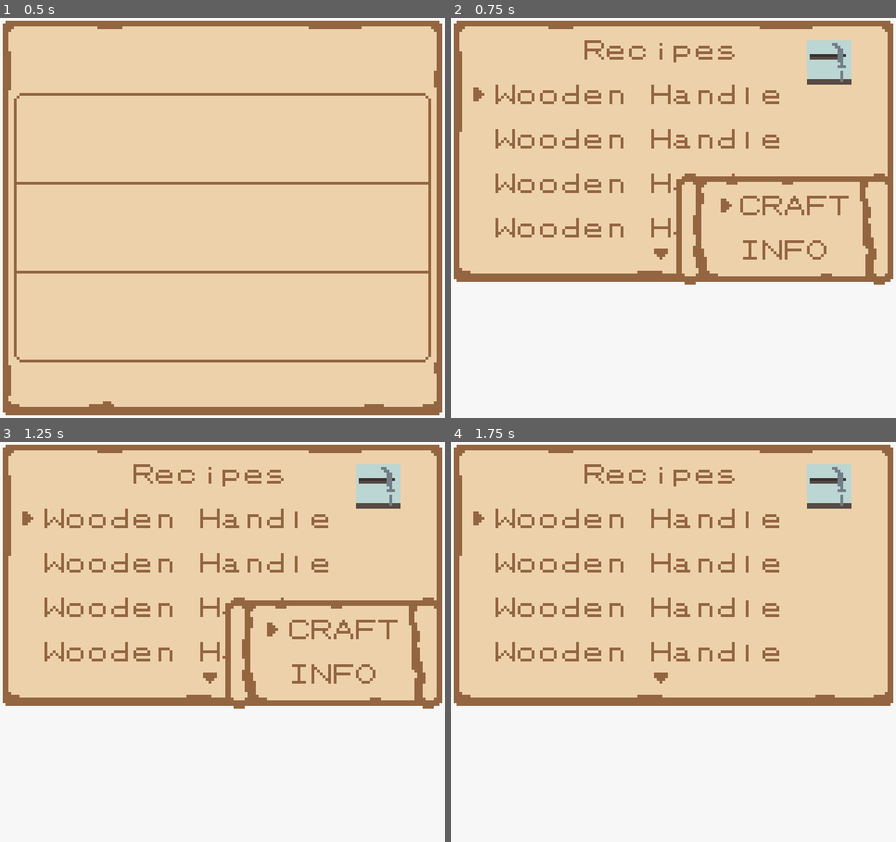
Above: before the commit, frames 1-4 (two rows, left to right).
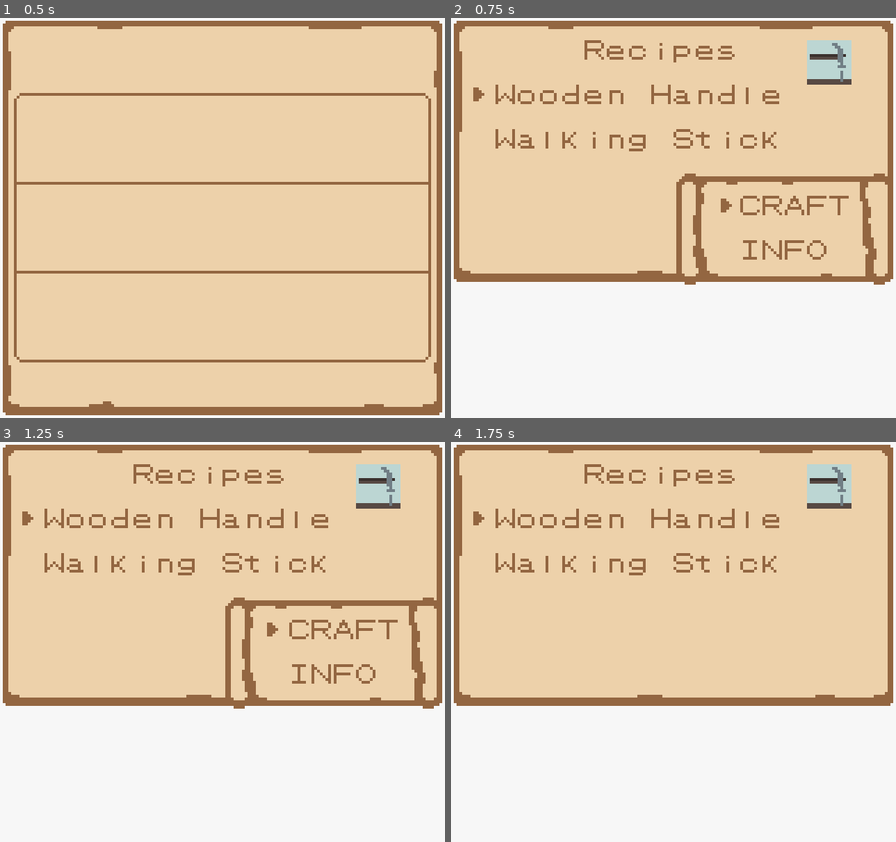
Above: after the commit, the same moments.

Repository: SummonerL/GuildBuilders
Game: Godot game, scene res://Entities/HUD/Unit Actions/Crafting_Screen.tscn
Same seed, same stepped clock (60 frames per second), same inputs: the game is played once before the commit and once after it. This scene is started directly instead of the project's main scene. Sound files missing from this copy of the repository are replaced by a short silence.
Inputs:
- Up to frame 1 (0.5 s): no input
- Up to frame 2 (0.75 s): tap Enter (ui_accept) at 0.5 s; hold Right (ui_right) from 0.53 s (still down); hold Enter (ui_accept) from 0.53 s (still down)
- Up to frame 3 (1.25 s): keep holding Right (ui_right); keep holding Enter (ui_accept)
- Up to frame 4 (1.75 s): release Right (ui_right) at 1.28 s; release Enter (ui_accept) at 1.28 s; hold Down (ui_down) from 1.28 s (still down); tap Enter (ui_accept) at 1.35, 1.52 s

Frame 1 is identical in both runs. In frame 2, 1.9% of the frame differs, in the area x 10-74%, y 27-61%; in frame 3, 1.9%; in frame 4, 2.5%.
Error in both runs: Invalid get index '0' (on base: 'Array'). (res://Autoload/Actions.gd:23)

Commit message:
clean up skill info + crafting wip

Diff:
--- a/Autoload/Actions.gd
+++ b/Autoload/Actions.gd
@@ -139,8 +139,7 @@
 			guild.show_item_info_at_dining_hall()
 		COMPLETE_ACTION_LIST.CRAFT_RECIPE_IN_CRAFTING_SCREEN:
 			# view recipe info in the crafting screen
-			#crafting_screen_node.show_recipe_crafting_screen()
-			pass
+			crafting_screen_node.change_screens(crafting_screen_node.SCREENS.CONFIRMATION)
 		COMPLETE_ACTION_LIST.VIEW_ITEM_INFO_IN_CRAFTING_SCREEN:
 			# view info about the recipe in the crafting screen
 			crafting_screen_node.view_item_info()
--- a/Autoload/Skill_Info.gd
+++ b/Autoload/Skill_Info.gd
@@ -18,65 +18,29 @@
 # global list of skill unlocks
 onready var SKILL_UNLOCKS = {
 	# woodworking
-	constants.WOODWORKING: {
-		1: [
-			{
-				'type': UNLOCK_TYPES.RECIPE,
-				'item': global_item_list.item_wooden_handle,
-				'no_tool_required': true,
-				'resources_required': [
-					{
-						'item': global_item_list.item_softwood,
-						'quantity': 1
-					}
-				]
-			},
-			{
-				'type': UNLOCK_TYPES.RECIPE,
-				'item': global_item_list.item_wooden_handle,
-				'no_tool_required': true,
-				'resources_required': [
-					{
-						'item': global_item_list.item_softwood,
-						'quantity': 1
-					}
-				]
-			},
-			{
-				'type': UNLOCK_TYPES.RECIPE,
-				'item': global_item_list.item_wooden_handle,
-				'no_tool_required': true,
-				'resources_required': [
-					{
-						'item': global_item_list.item_softwood,
-						'quantity': 1
-					}
-				]
-			},
-			{
-				'type': UNLOCK_TYPES.RECIPE,
-				'item': global_item_list.item_wooden_handle,
-				'no_tool_required': true,
-				'resources_required': [
-					{
-						'item': global_item_list.item_softwood,
-						'quantity': 1
-					}
-				]
-			}
-		],
-		5: [
-			{
-				'type': UNLOCK_TYPES.RECIPE,
-				'item': global_item_list.item_walking_stick,
-				'resources_required': [
-					{
-						'item': global_item_list.item_hardwood,
-						'quantity': 2
-					}
-				]
-			}
-		]
-	}
-
+	constants.WOODWORKING: [
+		{
+			'type': UNLOCK_TYPES.RECIPE,
+			'level_required': 1,
+			'item': global_item_list.item_wooden_handle,
+			'no_tool_required': true,
+			'resources_required': [
+				{
+					'item': global_item_list.item_softwood,
+					'quantity': 1
+				}
+			]
+		},
+		{
+			'type': UNLOCK_TYPES.RECIPE,
+			'level_required': 5,
+			'item': global_item_list.item_walking_stick,
+			'resources_required': [
+				{
+					'item': global_item_list.item_hardwood,
+					'quantity': 2
+				}
+			]
+		}
+	]
 }
--- a/Entities/HUD/Unit Actions/Crafting_Screen.gd
+++ b/Entities/HUD/Unit Actions/Crafting_Screen.gd
@@ -256,12 +256,18 @@
 
 	var recipes = skill_info.SKILL_UNLOCKS[active_skill]
 
-	for level_recipes in recipes.values():
-		for recipe in level_recipes:
-			if (recipe.type == skill_info.UNLOCK_TYPES.RECIPE):
-				all_recipes.append(recipe)
-
-
+	for recipe in recipes:
+		if (recipe.type == skill_info.UNLOCK_TYPES.RECIPE):
+			all_recipes.append(recipe)
+
+func populate_recipe_confirmation_screen():
+	# reuse the recipe background sprite visible
+	recipe_selection_background_sprite.visible = true
+
+	# get all of the item information
+	var recipe = all_recipes[current_recipe]
+
+	print(recipe)
 
 func populate_recipe_selection_screen(recipe_start_index = 0):
 	# make the recipe background sprite visible
@@ -324,12 +330,17 @@
 	# make all background sprites invisible
 	make_background_sprites_invisible()
 
+	# make sure the node is unpaused
+	set_process_input(true)
+
 	# behave differently based on the screen we are switching to
 	match(active_screen):
 		SCREENS.RECIPE_SELECTION:
 			populate_recipe_selection_screen(screen_start_index)
 		SCREENS.SKILL_SELECTION:
 			populate_skill_selection_screen(screen_start_index)
+		SCREENS.CONFIRMATION:
+			populate_recipe_confirmation_screen()
 
 func cancel_select_list():
 	# start processing input again (unpause this node)
@@ -352,6 +363,10 @@
 				player.hud.full_text_destruction()
 				current_recipe = 0 # reset recipe variables
 				change_screens(SCREENS.SKILL_SELECTION)
+			SCREENS.CONFIRMATION:
+				# make sure we close the dialogue box, if it's present
+				player.hud.full_text_destruction()
+				change_screens(SCREENS.RECIPE_SELECTION, recipe_start_index_tracker)
 
 	if (event.is_action_pressed("ui_down")):
 		match(active_screen):
